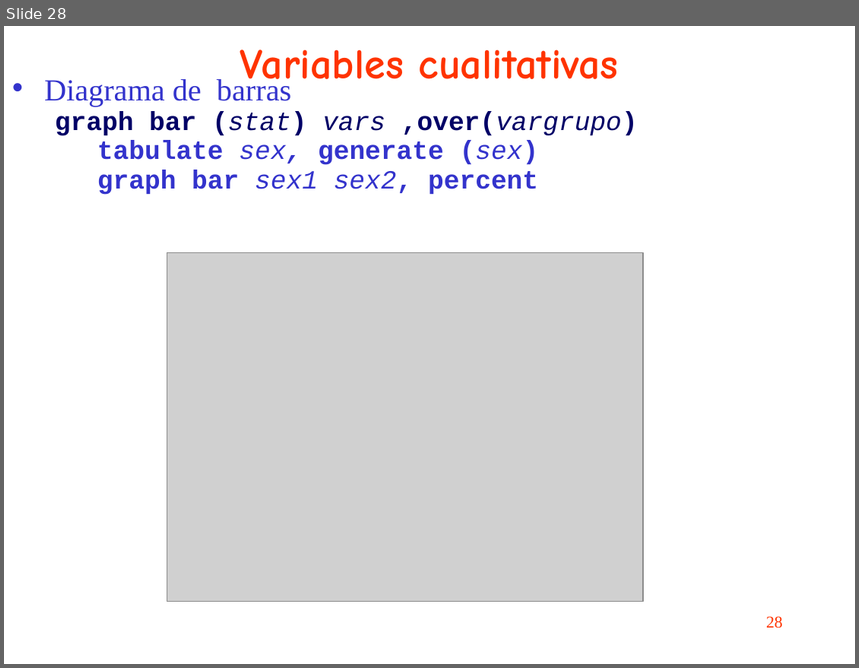
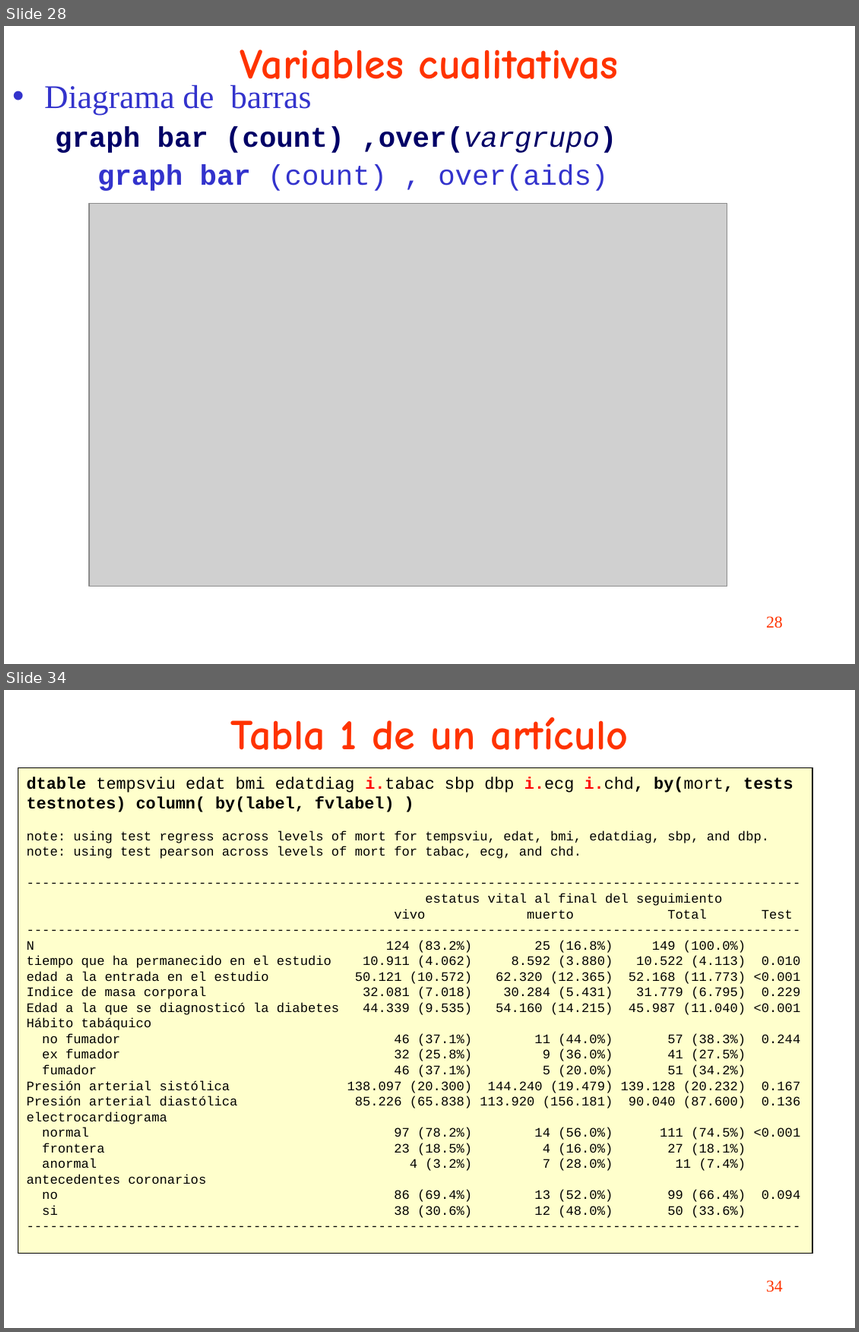
Before and after one commit to uebvhir/Course_Basic_data_analysis_with_Stata, a slide deck: slides/sessio_2_stata_basic.ppt. Shown one above the other, each under a label of ours: slide 28 before the commit, slides 28 and 34 after it; the slides between them are not shown. The pictures are 859x668 and 859x1332 pixels, drawn with LibreOffice and Linux fonts; fonts in the diff are those of the drawing; grey boxes stand for pictures. Boxes give left, top, right and bottom in pixels: in the first picture for what was removed or moved away, otherwise in the second. Text is boxed around its words. In the diff, an @@ line names an element or a change of style, - is before the commit and + after.

```diff
--- a/slides/sessio_2_stata_basic.ppt
+++ b/slides/sessio_2_stata_basic.ppt
@@ slide 34 added at bbox=[4, 690, 855, 1328], background #FFFFFF @@
@@ title added at bbox=[231, 717, 629, 750], 36 pt, text #FF3300, bold @@
+Tabla 1 de un artículo
@@ rectangle added at bbox=[18, 768, 813, 1255], fill #FFFFCC, outline #000000 0.74 pt, 11 pt, text #000000 @@
+dtable tempsviu edat bmi edatdiag i.tabac sbp dbp i.ecg i.chd, by(mort, tests testnotes) column( by(label, fvlabel) )
+note: using test regress across levels of mort for tempsviu, edat, bmi, edatdiag, sbp, and dbp.
+note: using test pearson across levels of mort for tabac, ecg, and chd.
+---------------------------------------------------------------------------------------------------
+estatus vital al final del seguimiento
+vivo muerto Total Test
+---------------------------------------------------------------------------------------------------
+N 124 (83.2%) 25 (16.8%) 149 (100.0%)
+tiempo que ha permanecido en el estudio 10.911 (4.062) 8.592 (3.880) 10.522 (4.113) 0.010
+edad a la entrada en el estudio 50.121 (10.572) 62.320 (12.365) 52.168 (11.773) <0.001
+Indice de masa corporal 32.081 (7.018) 30.284 (5.431) 31.779 (6.795) 0.229
+Edad a la que se diagnosticó la diabetes 44.339 (9.535) 54.160 (14.215) 45.987 (11.040) <0.001
+Hábito tabáquico
+no fumador 46 (37.1%) 11 (44.0%) 57 (38.3%) 0.244
+ex fumador 32 (25.8%) 9 (36.0%) 41 (27.5%)
+fumador 46 (37.1%) 5 (20.0%) 51 (34.2%)
+Presión arterial sistólica 138.097 (20.300) 144.240 (19.479) 139.128 (20.232) 0.167
+Presión arterial diastólica 85.226 (65.838) 113.920 (156.181) 90.040 (87.600) 0.136
+electrocardiograma
+normal 97 (78.2%) 14 (56.0%) 111 (74.5%) <0.001
+frontera 23 (18.5%) 4 (16.0%) 27 (18.1%)
+anormal 4 (3.2%) 7 (28.0%) 11 (7.4%)
+antecedentes coronarios
+no 86 (69.4%) 13 (52.0%) 99 (66.4%) 0.094
+si 38 (30.6%) 12 (48.0%) 50 (33.6%)
+---------------------------------------------------------------------------------------------------
@@ page number added at bbox=[766, 1281, 783, 1293], 14 pt, text #FF3300 @@
+34
@@ slide 28 changed as well @@
@@ title "Variables cualitativas" rewrapped from bbox=[240, 50, 619, 92] to bbox=[240, 50, 619, 79] @@
@@ text at bbox=[44, 85, 311, 115]: size 25.9 to 28 pt in "Diagrama de barras"; line spacing 0.7 to 0.9 @@
@@ text at bbox=[55, 127, 617, 191]: text changed; size 22.2 to 24 pt; text colour #3333CC to #000066 @@
-  graph bar (stat) vars ,over(vargrupo)
-    tabulate sex, generate (sex)
-    graph bar sex1 sex2, percent
+  graph bar (count) ,over(vargrupo)
+    graph bar (count) , over(aids)
@@ picture: place and size @@
-picture at bbox=[167, 253, 643, 602]
+picture at bbox=[89, 203, 728, 586]
```
Also in this commit, not shown: 17 other slides changed, 10 other slides added, 10 slides removed, 1 other file.
